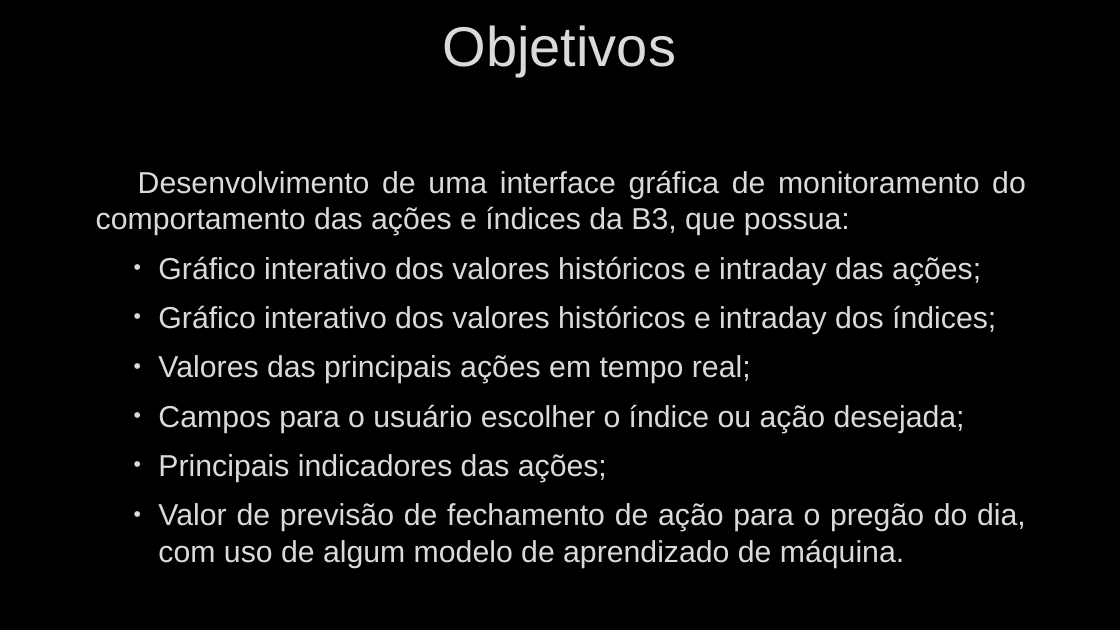
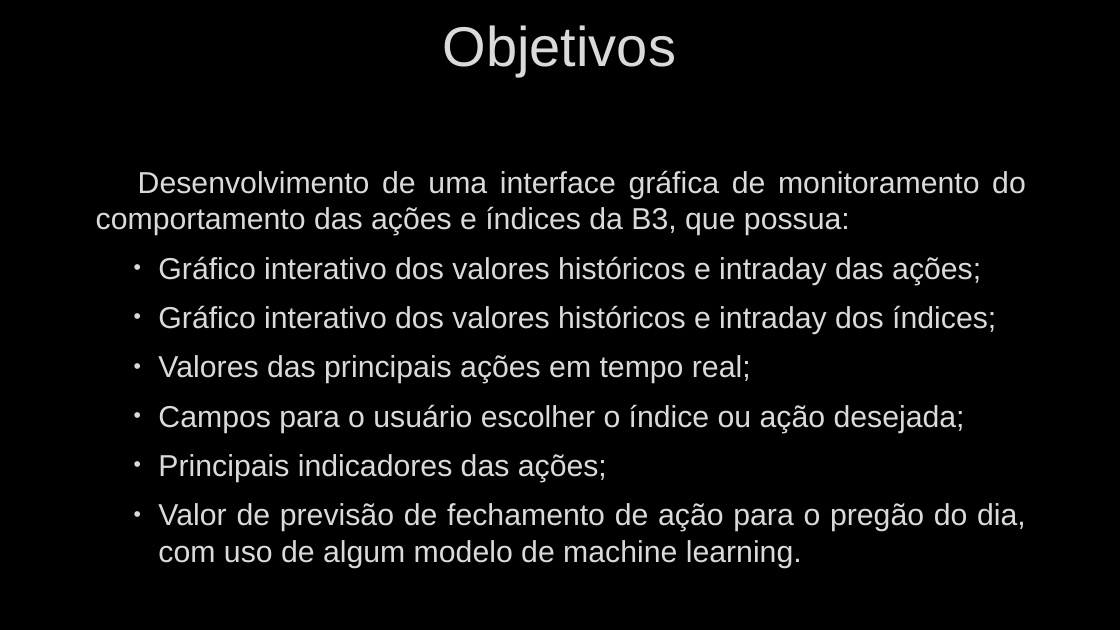
Before and after one commit to vitorxx1/MB-Stock-Monitor, a slide deck: slide 4 of documentos/apresentacao_final.pptx (slide 3 before the commit). Drawn at 1120x630 pixels with LibreOffice and Linux fonts; fonts in the diff are those of the drawing; background and template pictures are left out. Boxes give left, top, right and bottom in pixels: in the first picture for what was removed or moved away, otherwise in the second. Text is boxed around its words. In the diff, an @@ line names an element or a change of style, - is before the commit and + after.

```diff
--- a/documentos/apresentacao_final.pptx
+++ b/documentos/apresentacao_final.pptx
@@ text at (158, 503, 1026, 568): text changed @@
-  • Valor de previsão de fechamento de ação para o pregão do dia, com uso de algum modelo de aprendizado de máquina.
+  • Valor de previsão de fechamento de ação para o pregão do dia, com uso de algum modelo de machine learning.
```
Also in this commit, not shown: 4 other slides changed, 1 slide added, 1 other file.
